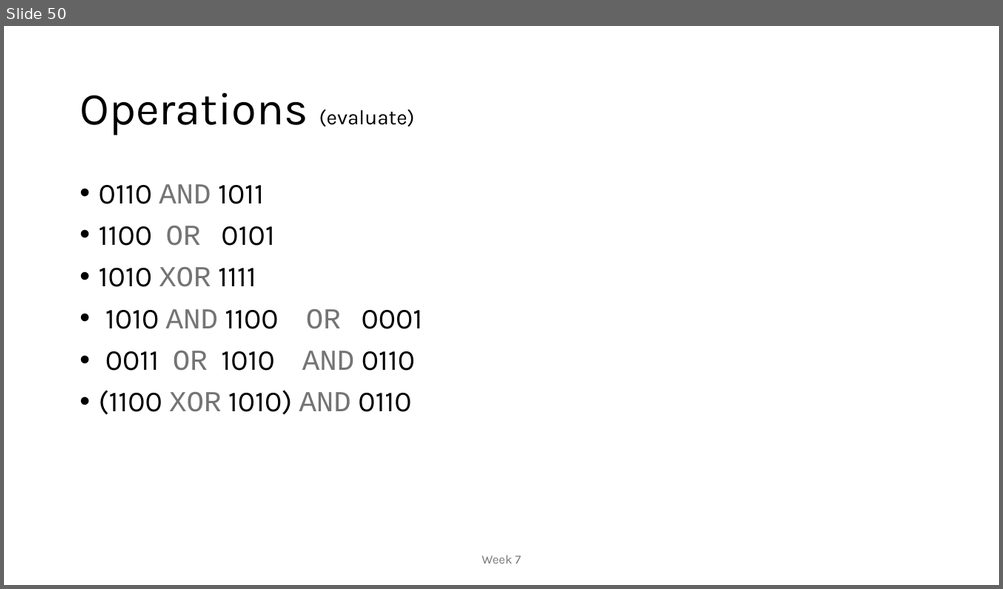
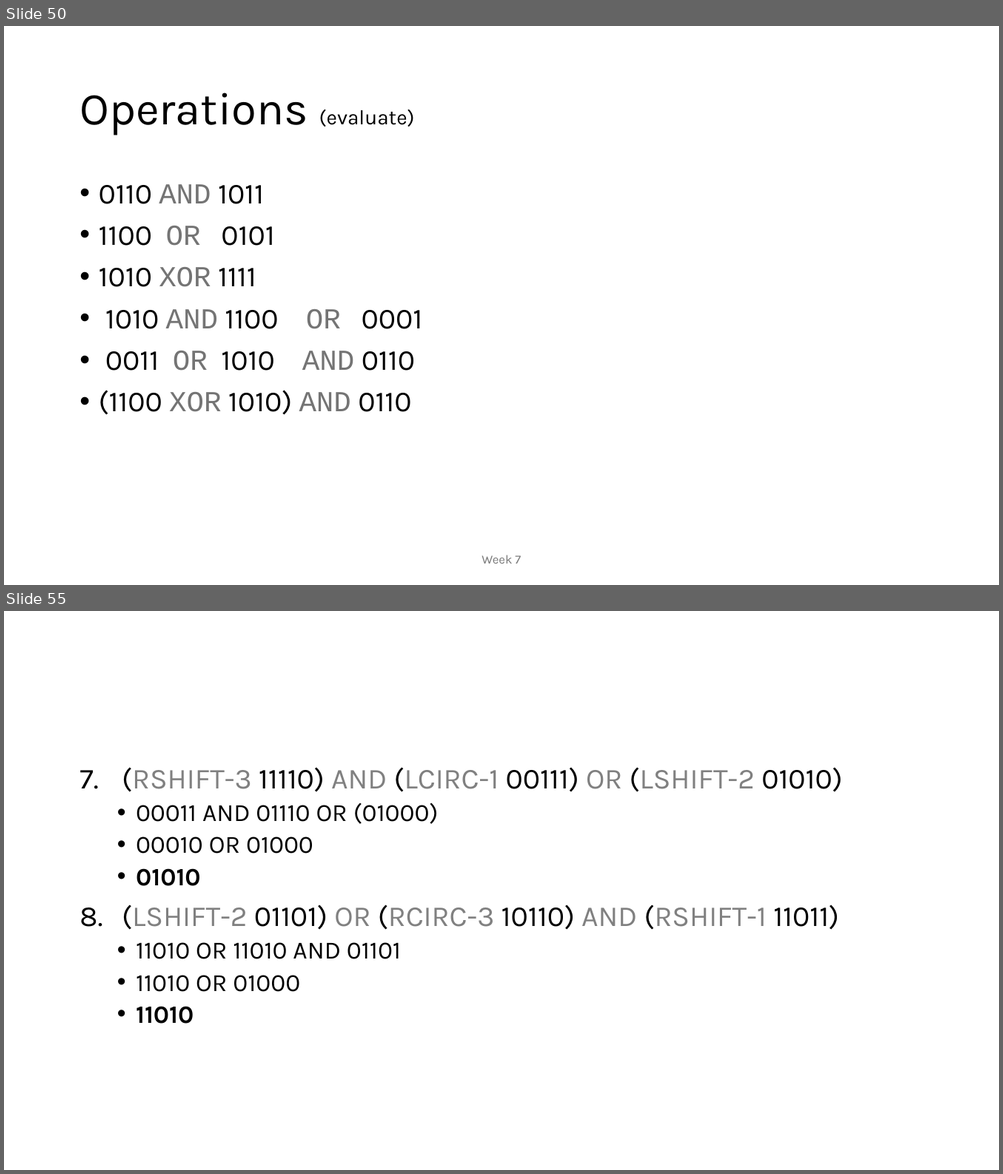
Before and after one commit to MoklaEducation/ems_winter_2025_acsl101, a slide deck: all/ExploringCSConceptsViaACSLCompetitions_all.pptx. Shown one above the other, each under a label of ours: slide 50 before the commit, slides 50 and 55 after it; the slides between them are not shown. The pictures are 1003x589 and 1003x1174 pixels, drawn with LibreOffice and Linux fonts; fonts in the diff are those of the drawing. Boxes give left, top, right and bottom in pixels: in the first picture for what was removed or moved away, otherwise in the second. Text is boxed around its words. In the diff, an @@ line names an element or a change of style, - is before the commit and + after.

```diff
--- a/all/ExploringCSConceptsViaACSLCompetitions_all.pptx
+++ b/all/ExploringCSConceptsViaACSLCompetitions_all.pptx
@@ slide 55 added at bbox=[4, 611, 999, 1170], background #FFFFFF @@
@@ text added at bbox=[122, 767, 842, 1024], 28 pt, text #000000 @@
+7. (RSHIFT-3 11110) AND (LCIRC-1 00111) OR (LSHIFT-2 01010)
+  • 00011 AND 01110 OR (01000)
+  • 00010 OR 01000
+  • 01010
+8. (LSHIFT-2 01101) OR (RCIRC-3 10110) AND (RSHIFT-1 11011)
+  • 11010 OR 11010 AND 01101
+  • 11010 OR 01000
+  • 11010
```
Also in this commit, not shown: 2 slides changed, 4 other slides added, 1 other file.
